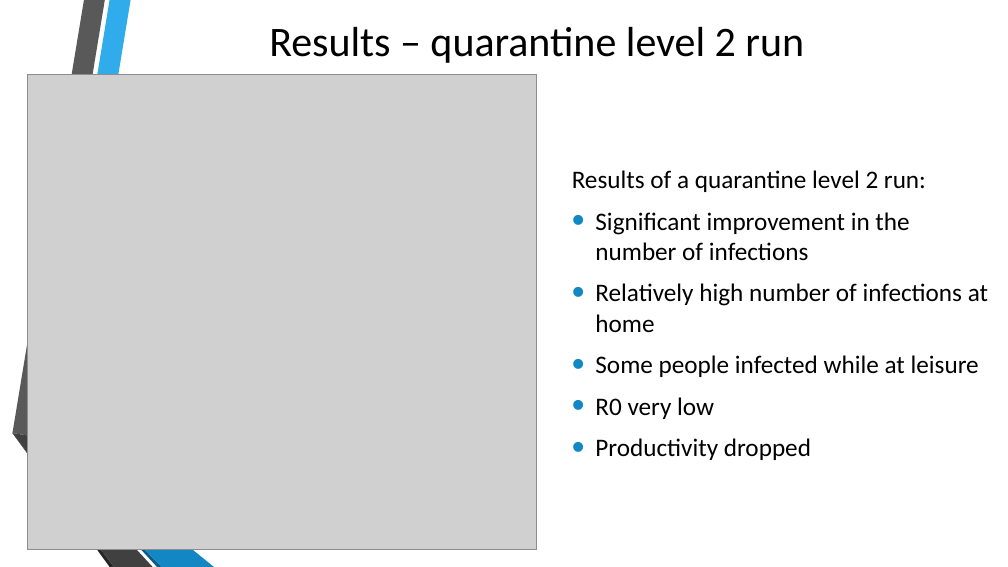
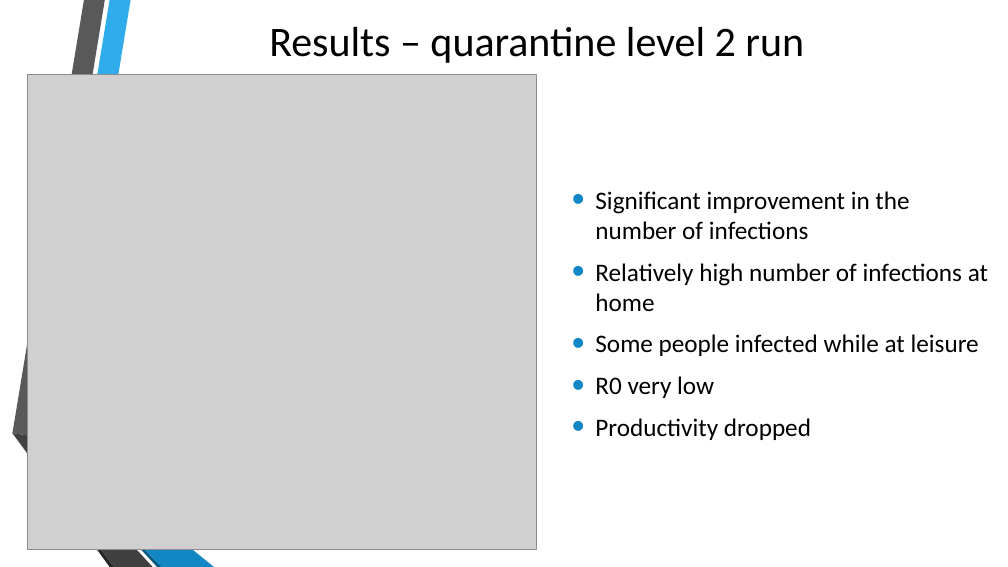
Before and after one commit to gpisanelli/EpiDEMExtended, a slide deck: slide 13 of docs/EpiDEMExtendedPresentation.pptx. Drawn at 1008x567 pixels with LibreOffice and Linux fonts; fonts in the diff are those of the drawing; grey boxes stand for pictures; background and template pictures are left out. Boxes give left, top, right and bottom in pixels: in the first picture for what was removed or moved away, otherwise in the second. Text is boxed around its words. In the diff, an @@ line names an element or a change of style, - is before the commit and + after.

```diff
--- a/docs/EpiDEMExtendedPresentation.pptx
+++ b/docs/EpiDEMExtendedPresentation.pptx
@@ text at (572, 170, 926, 192): paragraph removed @@
-Results of a quarantine level 2 run:
```
Also in this commit, not shown: 1 other slide changed.
